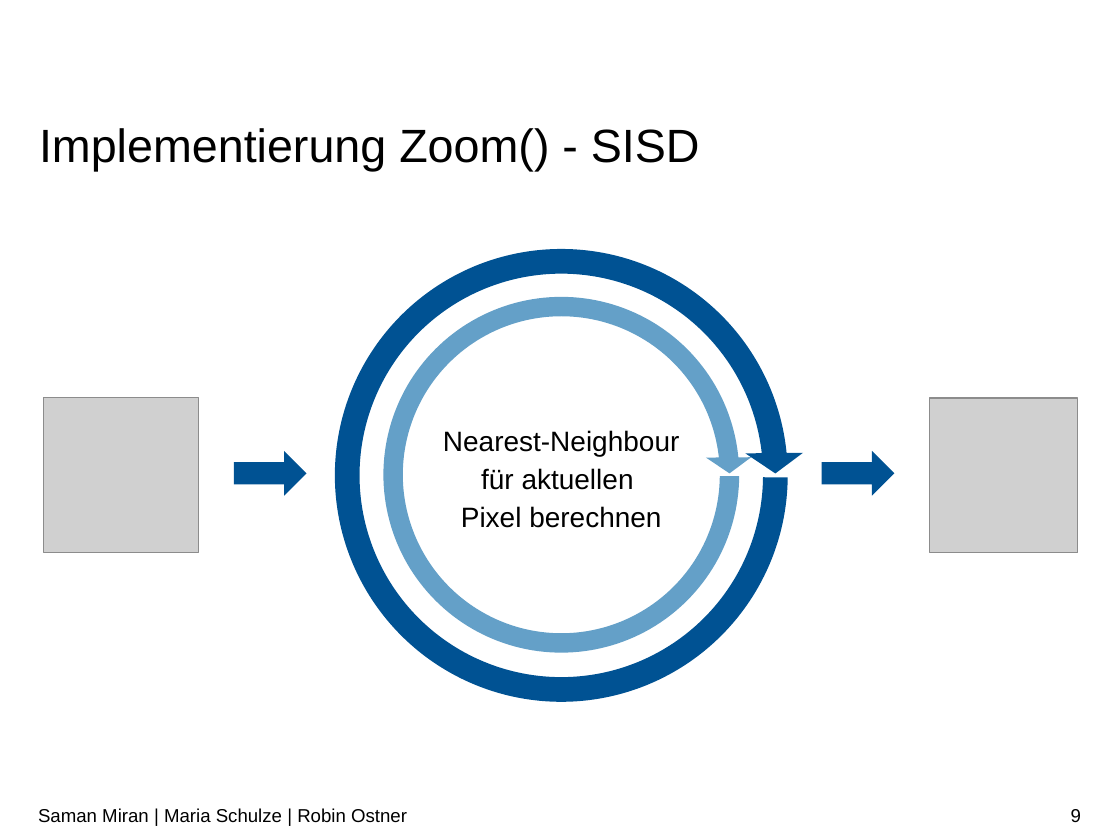
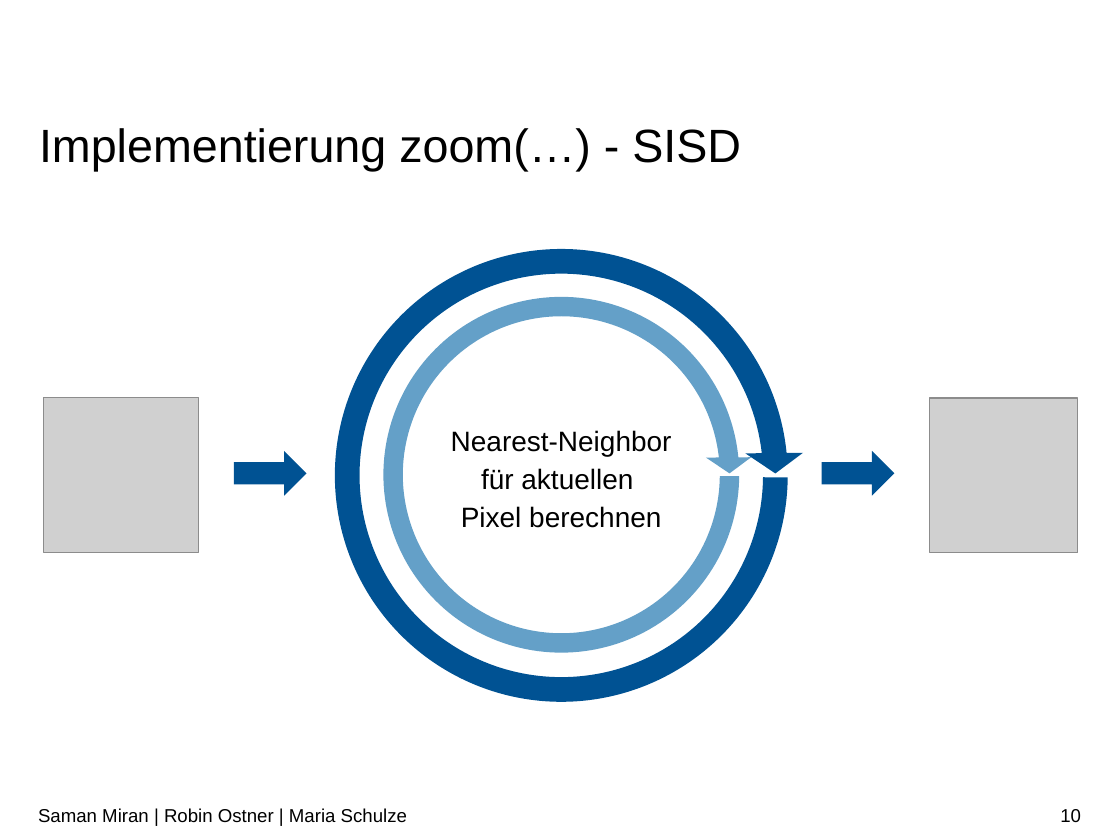
Before and after one commit to RobinOstner/bestASP, a slide deck: slide 10 of Praktikum ASP – Team 15.pptx (slide 9 before the commit). Drawn at 1120x840 pixels with LibreOffice and Linux fonts; fonts in the diff are those of the drawing; grey boxes stand for pictures; background and template pictures are left out. Boxes give left, top, right and bottom in pixels: in the first picture for what was removed or moved away, otherwise in the second. Text is boxed around its words. In the diff, an @@ line names an element or a change of style, - is before the commit and + after.

```diff
--- a/Praktikum ASP – Team 15.pptx
+++ b/Praktikum ASP – Team 15.pptx
@@ title at <box>39,128,741,171</box>: text changed @@
-Implementierung Zoom() - SISD
+Implementierung zoom(…) - SISD
@@ text "Nearest-Neighbor": place and size @@
-text "Nearest-Neighbor" at <box>443,430,679,528</box>
+text "Nearest-Neighbor" at <box>451,430,672,528</box>
@@ text at <box>451,430,672,456</box>: text changed @@
-Nearest-Neighbour
+Nearest-Neighbor
@@ text at <box>38,808,407,823</box>: text changed @@
-Saman Miran | Maria Schulze | Robin Ostner
+Saman Miran | Robin Ostner | Maria Schulze
@@ page number at <box>1060,809,1081,822</box>: text changed @@
-9
+10
```
Also in this commit, not shown: 11 other slides changed, 2 slides added.
